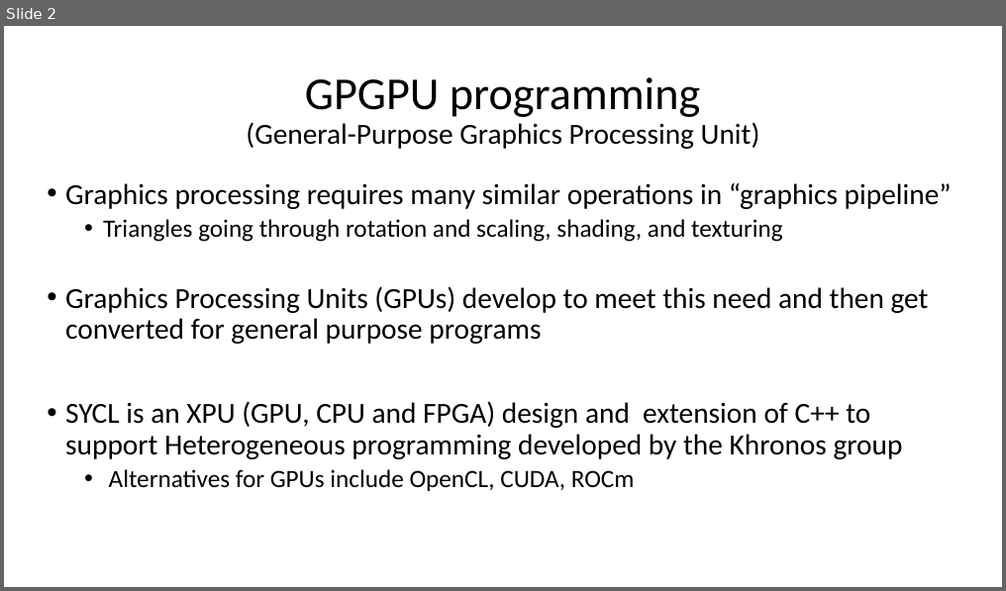
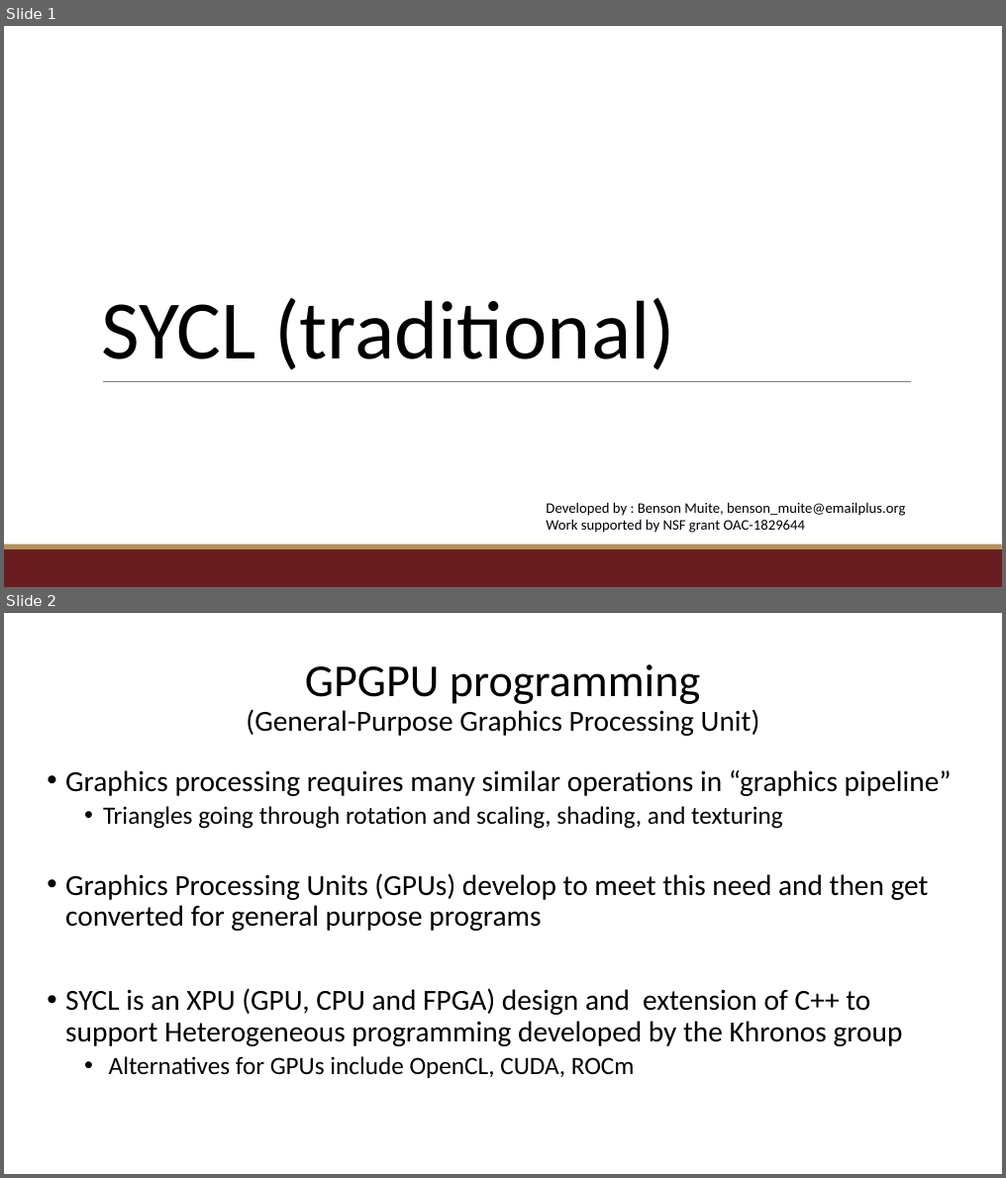
Before and after one commit to TeachingUndergradsCHC/modules, a slide deck: Programming/sycl/lecture_slides.pptx. Shown one above the other, each under a label of ours: slide 2 before the commit, slides 1 and 2 after it. The pictures are 1006x591 and 1006x1178 pixels, drawn with LibreOffice and Linux fonts; fonts in the diff are those of the drawing; background and template pictures are left out. Boxes give left, top, right and bottom in pixels: in the first picture for what was removed or moved away, otherwise in the second. Text is boxed around its words. In the diff, an @@ line names an element or a change of style, - is before the commit and + after.

```diff
--- a/Programming/sycl/lecture_slides.pptx
+++ b/Programming/sycl/lecture_slides.pptx
@@ slide 1 added at [4,26,1002,587], background #FFFFFF @@
@@ title added at [101,297,675,371], 80 pt, text #000000 @@
+SYCL (traditional)
@@ line added from (103, 381) to (912, 381), #808080 0.5 pt @@
@@ text added at [546,502,905,533], 14 pt, text #000000 @@
+Developed by : Benson Muite, benson_muite@emailplus.org
+Work supported by NSF grant OAC-1829644
@@ rectangle added at [4,550,1002,587], fill #691D20 @@
@@ rectangle added at [4,545,1002,550], fill #B1915A @@
```
Also in this commit, not shown: 6 slides changed, 1 slide removed, 2 other files.
